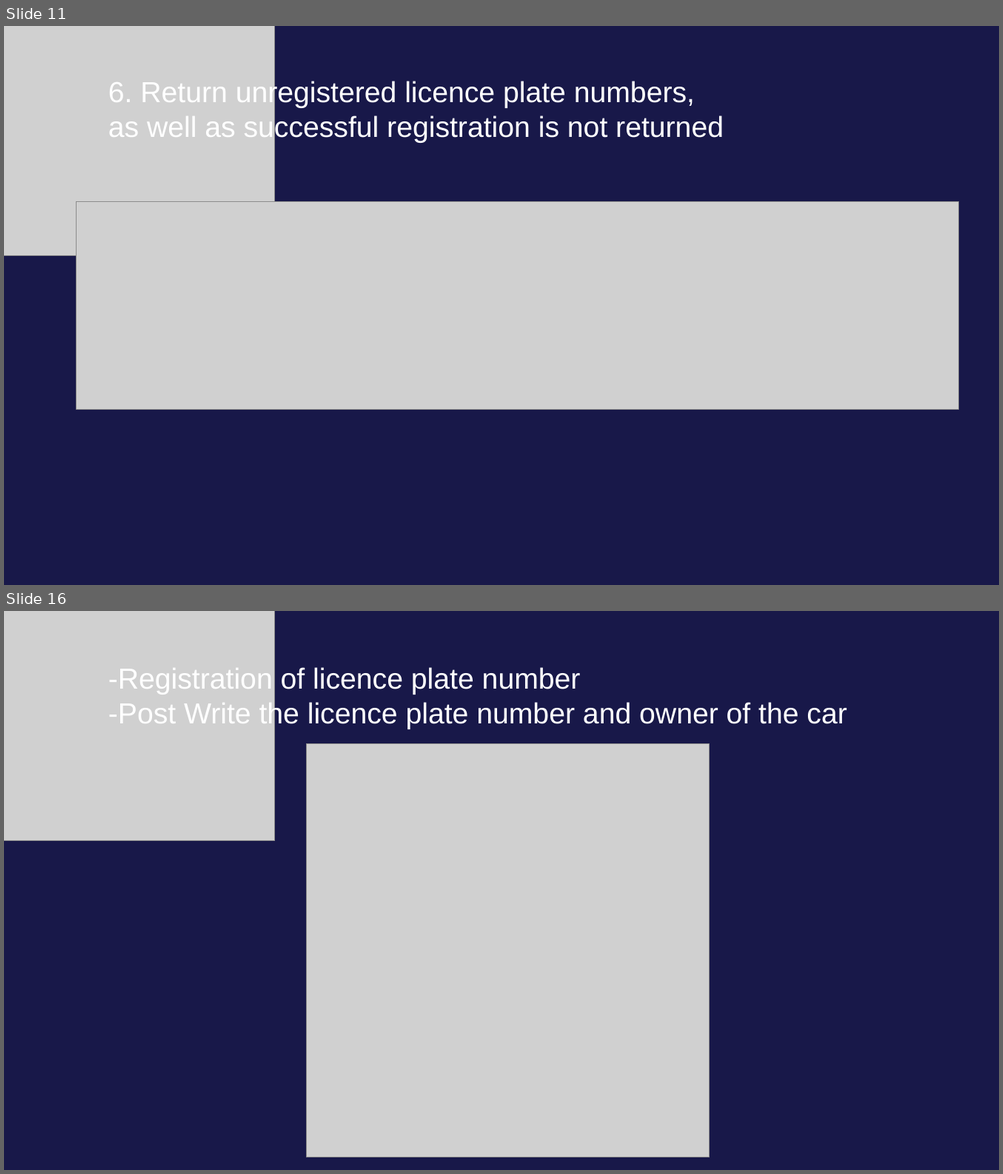
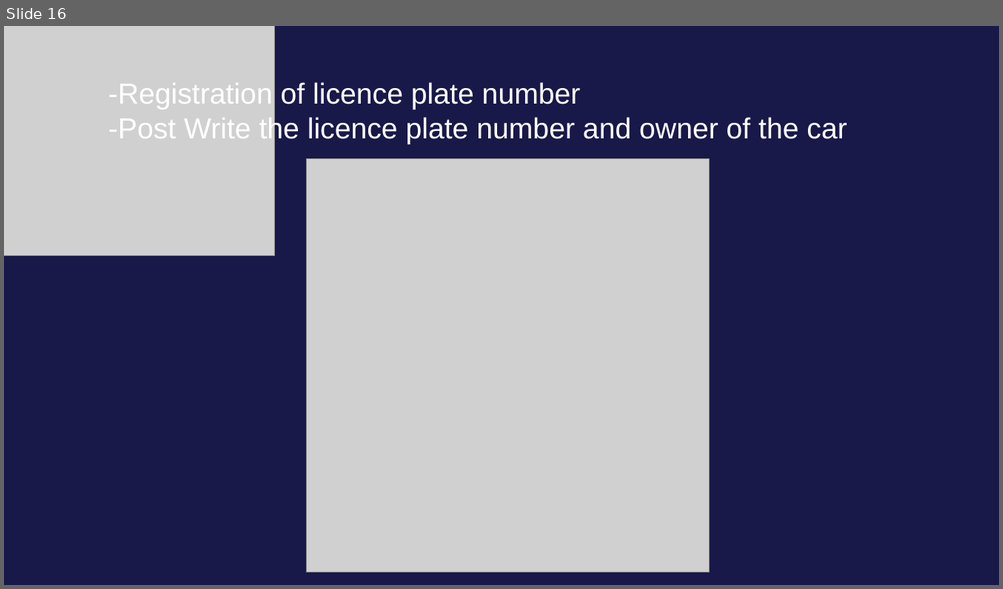
Before and after one commit to LZPMPC005L/Vehicle-management, a slide deck: Vehicle management.pptx. Shown one above the other, each under a label of ours: slides 11 and 16 before the commit, slide 16 after it; the slides between them are not shown. The pictures are 1003x1174 and 1003x589 pixels, drawn with LibreOffice and Linux fonts; fonts in the diff are those of the drawing; grey boxes stand for pictures. Boxes give left, top, right and bottom in pixels: in the first picture for what was removed or moved away, otherwise in the second. Text is boxed around its words. In the diff, an @@ line names an element or a change of style, - is before the commit and + after.

```diff
--- a/Vehicle management.pptx
+++ b/Vehicle management.pptx
@@ slide 11 removed at <box>4,26,999,585</box>, background #181849 @@
@@ picture removed at <box>4,26,275,256</box> @@
@@ text removed at <box>108,79,723,143</box> @@
-6. Return unregistered licence plate numbers,
-as well as successful registration is not returned
@@ picture removed at <box>77,202,959,410</box> @@
```
Also in this commit, not shown: 6 slides changed, 9 slides added, 9 other slides removed, 12 other files.
